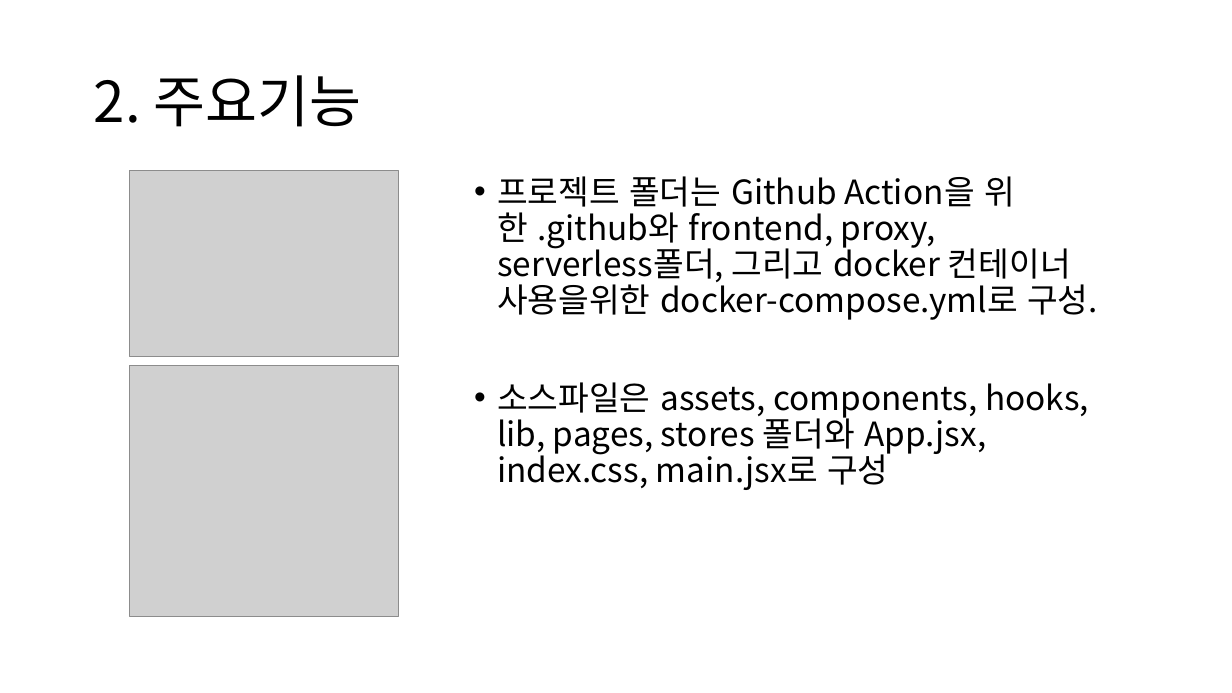
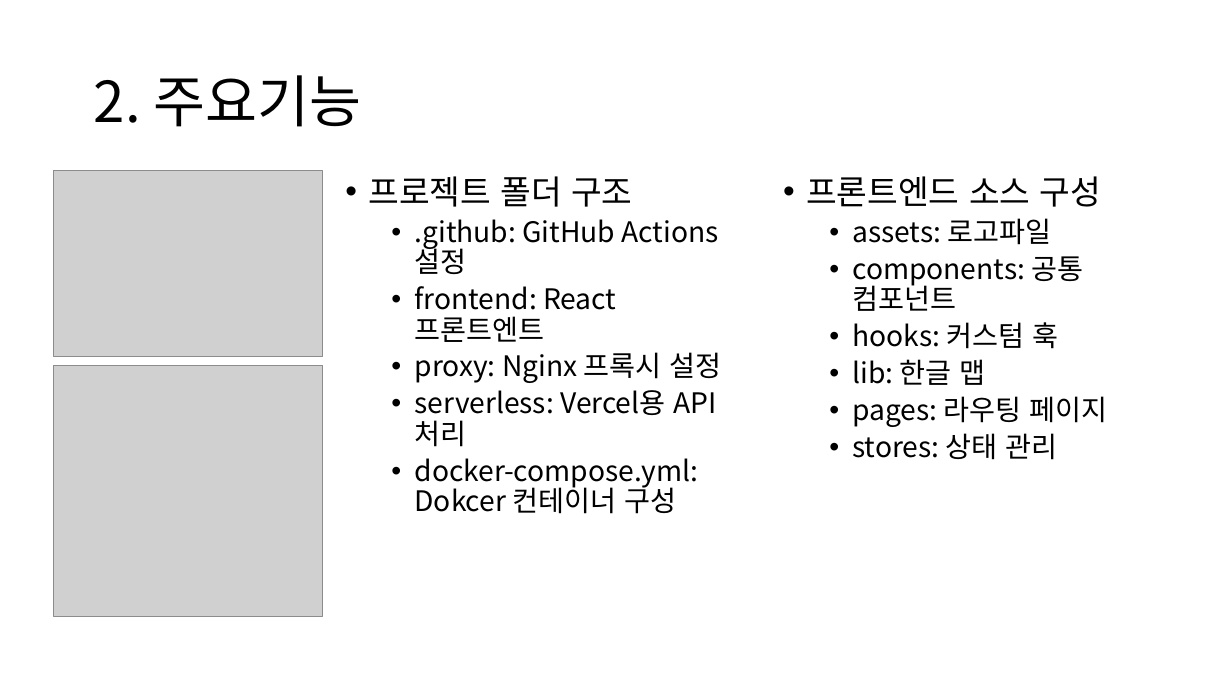
Before and after one commit to lhj4369/Pokemon-Wiki, a slide deck: slide 4 of 발표자료.pptx. Drawn at 1232x693 pixels with LibreOffice and Linux fonts; fonts in the diff are those of the drawing; grey boxes stand for pictures. Boxes give left, top, right and bottom in pixels: in the first picture for what was removed or moved away, otherwise in the second. Text is boxed around its words. In the diff, an @@ line names an element or a change of style, - is before the commit and + after.

```diff
--- a/발표자료.pptx
+++ b/발표자료.pptx
@@ picture: place and size @@
-picture at (129,171,398,357)
+picture at (54,171,323,357)
@@ text at (368,176,721,514): text changed; size 26 to 22 pt @@
-• 프로젝트 폴더는 Github Action을 위한 .github와 frontend, proxy, serverless폴더, 그리고 docker 컨테이너 사용을위한 docker-compose.yml로 구성.
-• 소스파일은 assets, components, hooks, lib, pages, stores 폴더와 App.jsx, index.css, main.jsx로 구성
+• 프로젝트 폴더 구조
+  • .github: GitHub Actions설정
+  • frontend: React 프론트엔트
+  • proxy: Nginx 프록시 설정
+  • serverless: Vercel용 API 처리
+  • docker-compose.yml: Dokcer 컨테이너 구성
@@ text added at (806,176,1107,460), 22 pt, text #000000 @@
+• 프론트엔드 소스 구성
+  • assets: 로고파일
+  • components: 공통 컴포넌트
+  • hooks: 커스텀 훅
+  • lib: 한글 맵
+  • pages: 라우팅 페이지
+  • stores: 상태 관리
@@ picture: place and size @@
-picture at (129,365,398,616)
+picture at (54,365,323,616)
```
Also in this commit, not shown: 11 other slides changed.
